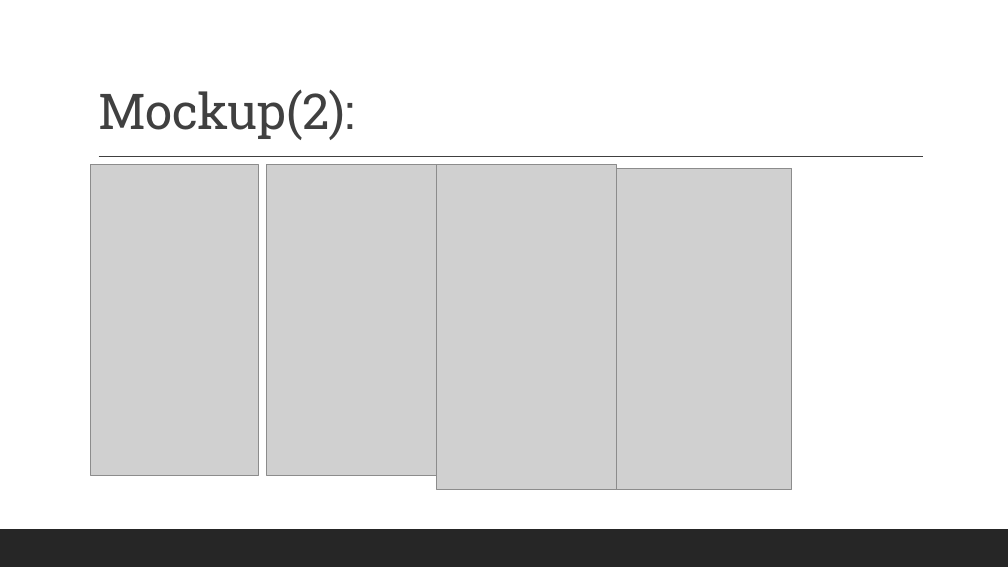
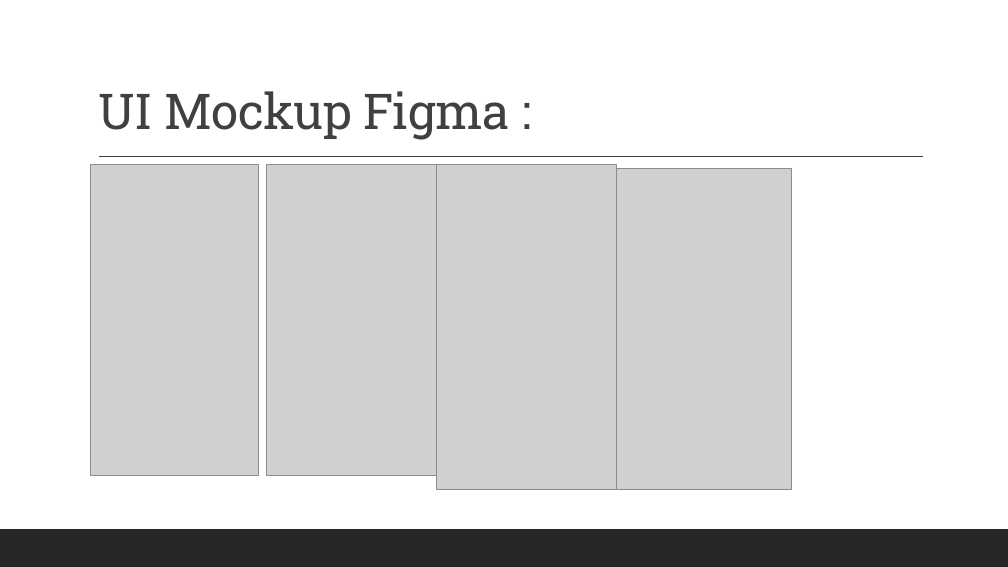
Before and after one commit to martinusalbert/PPL4611, a slide deck: slide 13 of PPT_Kelompok3_PPL4611.pptx. Drawn at 1008x567 pixels with LibreOffice and Linux fonts; fonts in the diff are those of the drawing; grey boxes stand for pictures. Boxes give left, top, right and bottom in pixels: in the first picture for what was removed or moved away, otherwise in the second. Text is boxed around its words. In the diff, an @@ line names an element or a change of style, - is before the commit and + after.

```diff
--- a/PPT_Kelompok3_PPL4611.pptx
+++ b/PPT_Kelompok3_PPL4611.pptx
@@ title at (98, 91, 510, 140): text changed @@
-Mockup(2):
+UI Mockup Figma :
```
Also in this commit, not shown: 4 other slides changed.
